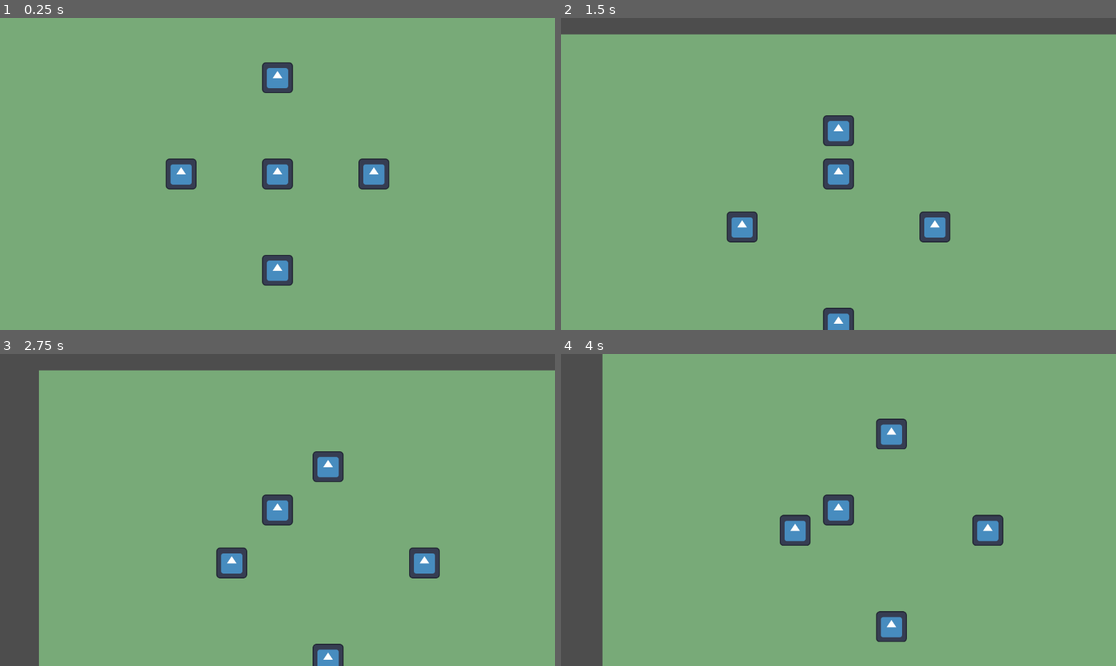
Above: before the commit, frames 1-4 (two rows, left to right).
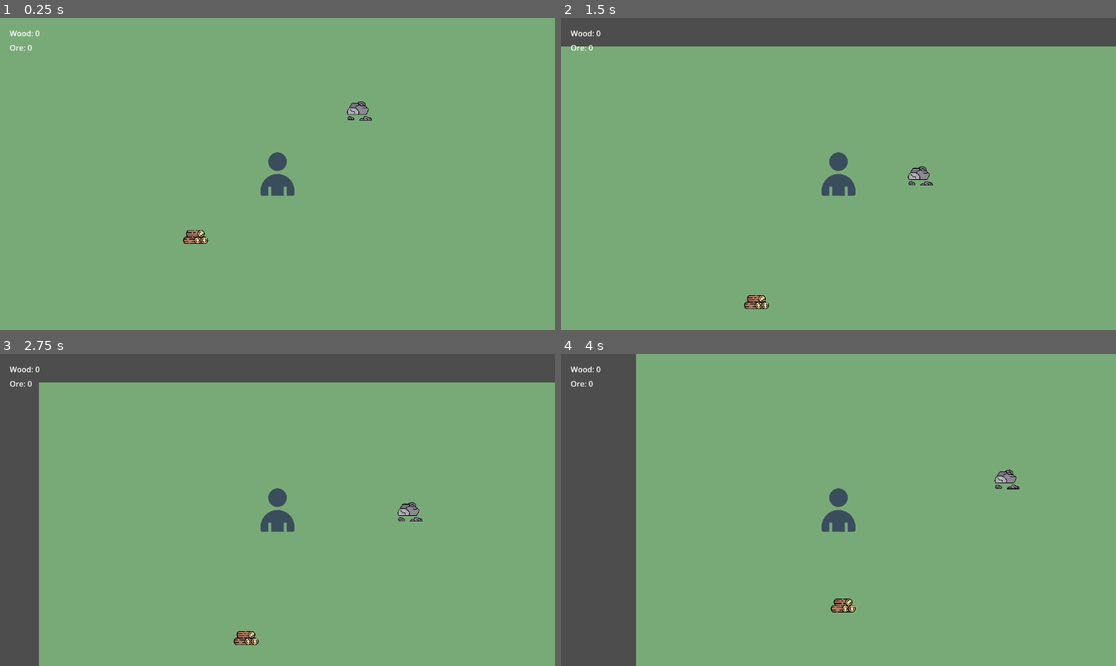
Above: after the commit, the same moments.

Repository: jmald1987/tiny-rpg-prototype
Game: Godot game, scene res://scenes/main.tscn
The game is run twice, just before and just after one commit, with the same random seed, the same clock (stepped at 60 frames per second) and the same inputs. The engine's default icon, where the game draws it, is replaced by a stand-in: a white triangle on a blue panel in a dark square.
Inputs:
- Up to frame 1 (0.25 s): no input
- Up to frame 2 (1.5 s): tap Enter at 0.5 s; hold E (interact, bound only after the commit) 0.53-1.28 s; hold Up (ui_up) from 0.53 s (still down); tap E (interact, bound only after the commit) at 1.35 s
- Up to frame 3 (2.75 s): tap Space at 2 s; release Up (ui_up) at 2.03 s; hold Left (ui_left) from 2.03 s (still down); hold E (interact, bound only after the commit) from 2.03 s (still down)
- Up to frame 4 (4 s): release E (interact, bound only after the commit) at 2.78 s; tap E (interact, bound only after the commit) at 2.85 s; tap Enter at 3.5 s; release Left (ui_left) at 3.53 s; hold Down (ui_down) from 3.53 s (still down); hold E (interact, bound only after the commit) from 3.53 s (still down)

The runs differ from the first frame. In frame 1, 3.2% of the frame differs, in the area x 1-71%, y 4-86%; in frame 2, 7.1%; in frame 3, 6.8%; in frame 4, 9.4%, in the area x 1-83%, y 0-100%.

Commit message:
resource system, targeting, UI implemenation

Diff:
--- a/project.godot
+++ b/project.godot
@@ -17,6 +17,14 @@
 
 [input]
 
+ui_accept={
+"deadzone": 0.5,
+"events": [Object(InputEventKey,"resource_local_to_scene":false,"resource_name":"","device":0,"window_id":0,"alt_pressed":false,"shift_pressed":false,"ctrl_pressed":false,"meta_pressed":false,"pressed":false,"keycode":4194309,"physical_keycode":0,"key_label":0,"unicode":0,"location":0,"echo":false,"script":null)
+, Object(InputEventKey,"resource_local_to_scene":false,"resource_name":"","device":0,"window_id":0,"alt_pressed":false,"shift_pressed":false,"ctrl_pressed":false,"meta_pressed":false,"pressed":false,"keycode":4194310,"physical_keycode":0,"key_label":0,"unicode":0,"location":0,"echo":false,"script":null)
+, Object(InputEventKey,"resource_local_to_scene":false,"resource_name":"","device":0,"window_id":0,"alt_pressed":false,"shift_pressed":false,"ctrl_pressed":false,"meta_pressed":false,"pressed":false,"keycode":32,"physical_keycode":0,"key_label":0,"unicode":32,"location":0,"echo":false,"script":null)
+, Object(InputEventKey,"resource_local_to_scene":false,"resource_name":"","device":-1,"window_id":0,"alt_pressed":false,"shift_pressed":false,"ctrl_pressed":false,"meta_pressed":false,"pressed":false,"keycode":0,"physical_keycode":4194309,"key_label":0,"unicode":0,"location":0,"echo":false,"script":null)
+]
+}
 ui_left={
 "deadzone": 0.5,
 "events": [Object(InputEventKey,"resource_local_to_scene":false,"resource_name":"","device":0,"window_id":0,"alt_presse …(194 unchanged characters)…
@@ -54,6 +62,11 @@
 "events": [Object(InputEventKey,"resource_local_to_scene":false,"resource_name":"","device":0,"window_id":0,"alt_presse …(194 unchanged characters)…
 ]
 }
+interact={
+"deadzone": 0.2,
+"events": [Object(InputEventKey,"resource_local_to_scene":false,"resource_name":"","device":-1,"window_id":0,"alt_pressed":false,"shift_pressed":false,"ctrl_pressed":false,"meta_pressed":false,"pressed":false,"keycode":0,"physical_keycode":69,"key_label":0,"unicode":101,"location":0,"echo":false,"script":null)
+]
+}
 
 [physics]
 
--- a/scenes/main.tscn
+++ b/scenes/main.tscn
@@ -1,13 +1,18 @@
 [gd_scene format=3 uid="uid://dil0rvxnd71tl"]
 
 [ext_resource type="PackedScene" uid="uid://by56w1qtvum6a" path="res://scenes/player.tscn" id="1_o5qli"]
-[ext_resource type="Texture2D" uid="uid://b1ha7txf1swre" path="res://icon.svg" id="2_0wfyh"]
+[ext_resource type="Script" uid="uid://buofdih75gdo8" path="res://scripts/resource_node.gd" id="3_sugp2"]
+[ext_resource type="Texture2D" uid="uid://bxxqfjioe150u" path="res://assets/placeholders/wood.png" id="4_jyhfs"]
+[ext_resource type="Texture2D" uid="uid://dp3yavvymvrq5" path="res://assets/placeholders/ore.png" id="5_tbgi4"]
 
 [sub_resource type="RectangleShape2D" id="RectangleShape2D_o5qli"]
-size = Vector2(240, 40)
+size = Vector2(400, 40)
 
 [sub_resource type="RectangleShape2D" id="RectangleShape2D_0wfyh"]
-size = Vector2(40, 240)
+size = Vector2(40, 300)
+
+[sub_resource type="CircleShape2D" id="CircleShape2D_0wfyh"]
+radius = 20.0
 
 [node name="Main" type="Node2D" unique_id=1471889014]
 
@@ -16,7 +21,7 @@
 [node name="World" type="Node2D" parent="." unique_id=1345911902]
 
 [node name="WallTop" type="StaticBody2D" parent="World" unique_id=343102232]
-position = Vector2(0, -140)
+position = Vector2(0, -175)
 
 [node name="CollisionShape2D" type="CollisionShape2D" parent="World/WallTop" unique_id=724741173]
 shape = SubResource("RectangleShape2D_o5qli")
@@ -24,7 +29,7 @@
 [node name="Sprite2D" type="Sprite2D" parent="World/WallTop" unique_id=304099920]
 
 [node name="WallLeft" type="StaticBody2D" parent="World" unique_id=1507840126]
-position = Vector2(-140, 0)
+position = Vector2(-220, 0)
 
 [node name="CollisionShape2D" type="CollisionShape2D" parent="World/WallLeft" unique_id=256416630]
 shape = SubResource("RectangleShape2D_0wfyh")
@@ -32,7 +37,7 @@
 [node name="Sprite2D" type="Sprite2D" parent="World/WallLeft" unique_id=267148416]
 
 [node name="WallRight" type="StaticBody2D" parent="World" unique_id=1778790612]
-position = Vector2(140, 0)
+position = Vector2(220, 0)
 
 [node name="CollisionShape2D" type="CollisionShape2D" parent="World/WallRight" unique_id=254909386]
 shape = SubResource("RectangleShape2D_0wfyh")
@@ -40,7 +45,7 @@
 [node name="Sprite2D" type="Sprite2D" parent="World/WallRight" unique_id=550888401]
 
 [node name="WallBottom" type="StaticBody2D" parent="World" unique_id=162034826]
-position = Vector2(0, 140)
+position = Vector2(0, 175)
 
 [node name="CollisionShape2D" type="CollisionShape2D" parent="World/WallBottom" unique_id=175795560]
 shape = SubResource("RectangleShape2D_o5qli")
@@ -56,22 +61,50 @@
 offset_bottom = 400.0
 color = Color(0.47058824, 0.6666667, 0.47058824, 1)
 
-[node name="Marker1" type="Sprite2D" parent="World" unique_id=1688948209]
-position = Vector2(200, 0)
-scale = Vector2(0.5, 0.5)
-texture = ExtResource("2_0wfyh")
+[node name="WoodNode1" type="Area2D" parent="World" unique_id=559367998]
+position = Vector2(-170, 131)
+script = ExtResource("3_sugp2")
 
-[node name="Marker2" type="Sprite2D" parent="World" unique_id=1141184884]
-position = Vector2(0, -200)
-scale = Vector2(0.5, 0.5)
-texture = ExtResource("2_0wfyh")
+[node name="CollisionShape2D" type="CollisionShape2D" parent="World/WoodNode1" unique_id=529690461]
+shape = SubResource("CircleShape2D_0wfyh")
 
-[node name="Marker3" type="Sprite2D" parent="World" unique_id=983245929]
-position = Vector2(-200, 0)
-scale = Vector2(0.5, 0.5)
-texture = ExtResource("2_0wfyh")
+[node name="Sprite2D" type="Sprite2D" parent="World/WoodNode1" unique_id=844347502]
+scale = Vector2(0.1, 0.1)
+texture = ExtResource("4_jyhfs")
 
-[node name="Marker4" type="Sprite2D" parent="World" unique_id=1388544364]
-position = Vector2(0, 200)
-scale = Vector2(0.5, 0.5)
-texture = ExtResource("2_0wfyh")
+[node name="OreNode1" type="Area2D" parent="World" unique_id=1414092283]
+position = Vector2(170, -131)
+script = ExtResource("3_sugp2")
+resource_type = "ore"
+
+[node name="CollisionShape2D" type="CollisionShape2D" parent="World/OreNode1" unique_id=1176386721]
+shape = SubResource("CircleShape2D_0wfyh")
+
+[node name="Sprite2D" type="Sprite2D" parent="World/OreNode1" unique_id=1000665004]
+scale = Vector2(0.1, 0.1)
+texture = ExtResource("5_tbgi4")
+
+[node name="UI" type="CanvasLayer" parent="." unique_id=296078367]
+
+[node name="WoodLabel" type="Label" parent="UI" unique_id=1062155711]
+offset_left = 20.0
+offset_top = 20.0
+offset_right = 60.0
+offset_bottom = 43.0
+text = "Wood: 0"
+
+[node name="OreLabel" type="Label" parent="UI" unique_id=1872516171]
+offset_left = 20.0
+offset_top = 50.0
+offset_right = 60.0
+offset_bottom = 73.0
+text = "Ore: 0"
+
+[connection signal="body_entered" from="World/WoodNode1" to="Player" method="_on_resource_node_body_entered"]
+[connection signal="body_entered" from="World/WoodNode1" to="World/WoodNode1" method="_on_body_entered"]
+[connection signal="body_exited" from="World/WoodNode1" to="Player" method="_on_resource_node_body_exited"]
+[connection signal="body_exited" from="World/WoodNode1" to="World/WoodNode1" method="_on_body_exited"]
+[connection signal="body_entered" from="World/OreNode1" to="Player" method="_on_resource_node_body_entered"]
+[connection signal="body_entered" from="World/OreNode1" to="World/OreNode1" method="_on_body_entered"]
+[connection signal="body_exited" from="World/OreNode1" to="Player" method="_on_resource_node_body_exited"]
+[connection signal="body_exited" from="World/OreNode1" to="World/OreNode1" method="_on_body_exited"]
--- a/scenes/player.tscn
+++ b/scenes/player.tscn
@@ -1,18 +1,19 @@
 [gd_scene format=3 uid="uid://by56w1qtvum6a"]
 
-[ext_resource type="Texture2D" uid="uid://b1ha7txf1swre" path="res://icon.svg" id="1_3vyb7"]
 [ext_resource type="Script" uid="uid://be40bpvuf1lgt" path="res://scripts/player.gd" id="1_g2els"]
+[ext_resource type="Texture2D" uid="uid://3hmgcqhuhp5x" path="res://assets/placeholders/player.png" id="2_g2els"]
 
-[sub_resource type="RectangleShape2D" id="RectangleShape2D_sgp6g"]
+[sub_resource type="CircleShape2D" id="CircleShape2D_g2els"]
+radius = 20.0
 
 [node name="Player" type="CharacterBody2D" unique_id=581890397]
 script = ExtResource("1_g2els")
 
 [node name="Sprite2D" type="Sprite2D" parent="." unique_id=1630122696]
-scale = Vector2(0.5, 0.5)
-texture = ExtResource("1_3vyb7")
+scale = Vector2(0.2, 0.2)
+texture = ExtResource("2_g2els")
 
 [node name="Camera2D" type="Camera2D" parent="." unique_id=56367126]
 
 [node name="CollisionShape2D" type="CollisionShape2D" parent="." unique_id=988817621]
-shape = SubResource("RectangleShape2D_sgp6g")
+shape = SubResource("CircleShape2D_g2els")
--- a/scripts/player.gd
+++ b/scripts/player.gd
@@ -2,15 +2,76 @@
 
 @export var speed: float = 150.0
 
+# Stores all interactable objects currently near the player.
+# We use a list because more than one resource can be in range at once.
+var nearby_objects = []
+
+# Basic resource counters.
+# These will be used now for output, and later for UI/inventory.
+var wood_count = 0
+var ore_count = 0
+
+# Handles top-down movement.
 func _physics_process(delta):
 	var input_vector = Vector2.ZERO
 
 	input_vector.x = Input.get_action_strength("ui_right") - Input.get_action_strength("ui_left")
 	input_vector.y = Input.get_action_strength("ui_down") - Input.get_action_strength("ui_up")
 
-	if input_vector != Vector2.ZERO:
-		print("INPUT:", input_vector)
-
 	input_vector = input_vector.normalized()
 	velocity = input_vector * speed
 	move_and_slide()
+
+# Handles interaction input.
+# When E is pressed, the player interacts with only the closest nearby object.
+func _input(event):
+	if event.is_action_pressed("interact"):
+		var target = get_closest_nearby_object()
+
+		if target != null:
+			target.interact(self)
+		else:
+			print("Nothing to interact with")
+
+# Adds an interactable object to the nearby list when the player enters its area.
+func add_nearby_object(node):
+	if node not in nearby_objects:
+		nearby_objects.append(node)
+		print("Near object: ", node.name)
+
+# Removes an interactable object from the nearby list when the player leaves its area.
+func remove_nearby_object(node):
+	if node in nearby_objects:
+		nearby_objects.erase(node)
+		print("Left object: ", node.name)
+
+# Returns the closest valid nearby object.
+# This prevents the "last entered wins" bug when multiple resources are close together.
+func get_closest_nearby_object():
+	if nearby_objects.is_empty():
+		return null
+
+	var closest = null
+	var closest_distance = INF
+
+	for node in nearby_objects:
+		if not is_instance_valid(node):
+			continue
+
+		var distance = global_position.distance_to(node.global_position)
+
+		if distance < closest_distance:
+			closest_distance = distance
+			closest = node
+
+	return closest
+
+# Placeholder for UI updates.
+
+# Updates the on-screen resource counters
+func update_resource_ui():
+	var wood_label = get_tree().current_scene.get_node("UI/WoodLabel")
+	var ore_label = get_tree().current_scene.get_node("UI/OreLabel")
+
+	wood_label.text = "Wood: " + str(wood_count)
+	ore_label.text = "Ore: " + str(ore_count)
--- /dev/null
+++ b/scripts/resource_node.gd
@@ -0,0 +1,44 @@
+extends Area2D
+
+# Sets what kind of resource this node gives.
+# Example values:
+# "wood"
+# "ore"
+@export var resource_type: String = "wood"
+
+# Sets how much of that resource is given on collection.
+@export var amount: int = 1
+
+# Handles what happens when the player interacts with this resource.
+# The node decides what type it is and updates the correct player count.
+func interact(player):
+	if resource_type == "wood":
+		player.wood_count += amount
+		print("Collected wood. Total: ", player.wood_count)
+	elif resource_type == "ore":
+		player.ore_count += amount
+		print("Collected ore. Total: ", player.ore_count)
+	else:
+		print("Unknown resource type: ", resource_type)
+		return
+
+	# Updates UI later when that system is added.
+	player.update_resource_ui()
+
+	# Remove this node from the player's nearby list before deleting it.
+	player.remove_nearby_object(self)
+
+	# Deletes the resource after collection.
+	queue_free()
+
+# Runs when a body enters this Area2D.
+# If the player enters, add this node to the player's nearby list.
+func _on_body_entered(body):
+	if body.name == "Player":
+		body.add_nearby_object(self)
+
+# Runs when a body exits this Area2D.
+# If the player exits, remove this node from the player's nearby list.
+func _on_body_exited(body):
+	if body.name == "Player":
+		body.remove_nearby_object(self)
Binary file added: assets/placeholders/ore.png
Not shown, added: assets/placeholders/ore.png.import
Binary file added: assets/placeholders/player.png
Not shown, added: assets/placeholders/player.png.import
Binary file added: assets/placeholders/wood.png
Not shown, added: assets/placeholders/wood.png.import
Not shown, added: scripts/resource_node.gd.uid
